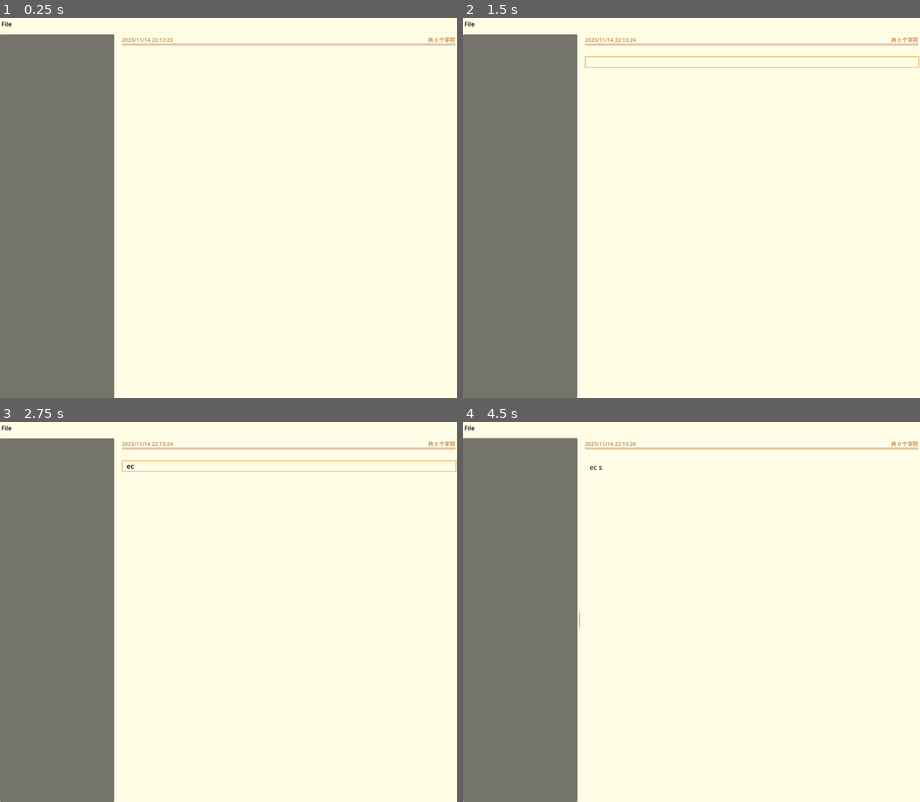
Above: before the commit, frames 1-4 (two rows, left to right).
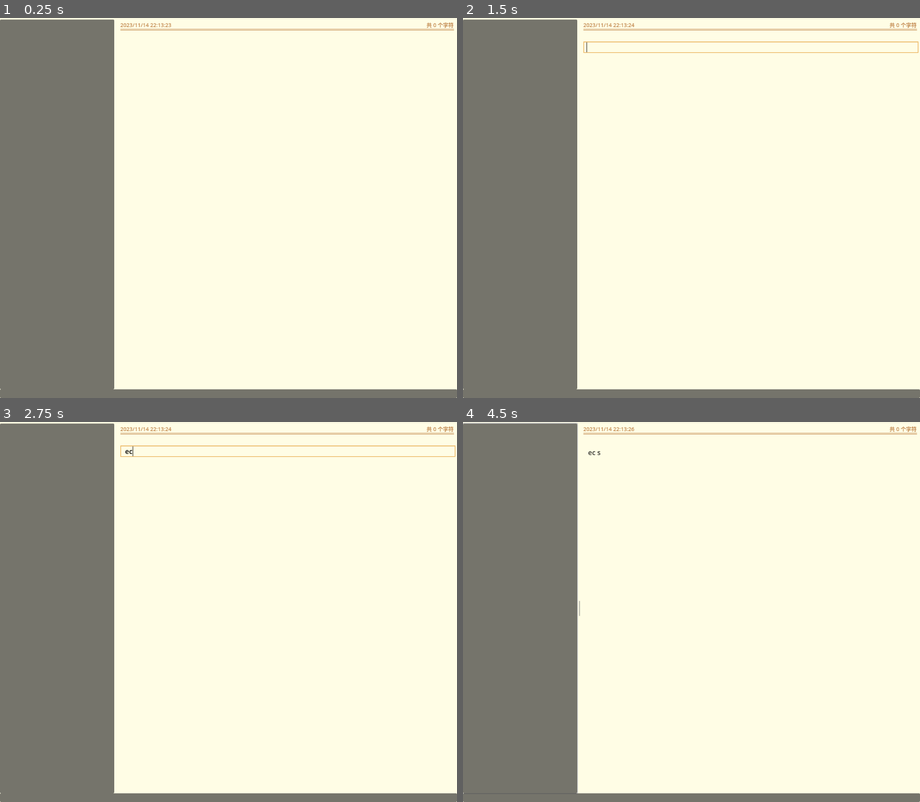
Above: after the commit, the same moments.

Repository: LaoDie1/godot-markdown-editor
Game: Godot game, scene res://src/scene/main.tscn
Two runs of this game, one before a commit and one after it. Both use one fixed random seed, a clock stepped at 60 frames per second and the inputs below.
Inputs (mouse positions are in pixels of both pictures, inside the frame that each line leads up to):
- Up to frame 1 (0.25 s): no input
- Up to frame 2 (1.5 s): tap Enter at 0.5 s; drag from (750, 56) to (737, 124) at 0.52 s; drag from (600, 227) to (668, 284) at 1.27 s
- Up to frame 3 (2.75 s): tap Space at 2 s; move the mouse to (274, 528) at 2.02 s; tap E at 2.1 s; tap C at 2.3 s
- Up to frame 4 (4.5 s): tap Enter at 2.75, 3.8, 4.25 s; drag from (668, 688) to (554, 555) at 2.77 s; tap Space at 3.5 s; move the mouse to (828, 669) at 3.52 s; hold S 3.53-4.25 s; hold Ctrl 3.53-4.25 s; drag from (554, 555) to (622, 517) at 4.27 s

The runs differ from the first frame. In frame 1, 3.5% of the frame differs, in the area x 0-100%, y 0-100%; in frame 2, 4.1%; in frame 3, 4.2%; in frame 4, 3.6%.
Error before the commit: Out of bounds get index '2' (on base: 'Array[LineItem]') (res://src/scene/document_canvas/document_canvas.gd:239)
Error after the commit: Parse Error: Identifier "Icons" not declared in the current scope. (res://src/scene/main.gd:51)

Commit message:
更新操作相关代码

Diff:
--- a/src/scene/document_canvas/document_canvas.gd
+++ b/src/scene/document_canvas/document_canvas.gd
@@ -106,7 +106,7 @@
 #============================================================
 #  自定义
 #============================================================
-func get_as_string() -> String:
+func get_string() -> String:
 	var text = ""
 	for line_item in line_items:
 		text += line_item.origin_text
@@ -142,6 +142,7 @@
 	_init_string_lines(lines)
 
 	queue_redraw()
+
 
 func _init_string_lines(string_lines: Array):
 	match file_path.get_extension().to_lower():
@@ -218,7 +219,7 @@
 # 编辑行
 func _edit_line(item: LineItem):
 	text_edit.visible = true
-	text_edit.custom_minimum_size.x = get_width() + 2
+	text_edit.custom_minimum_size.x = get_width() + 4
 	text_edit.custom_minimum_size.y = item.get_height(get_width())
 	text_edit.text = item.origin_text.substr(0, item.origin_text.length())
 	text_edit.get_parent_control().position = Vector2(0, item.line_y_point + 1) # 设置位置
@@ -234,8 +235,10 @@
 
 
 # 插入行
-func _insert_line(line_idx: int) -> LineItem:
-	var new_line_item = LineItem.new("")
+func _insert_line(line_idx: int, text: String = "") -> LineItem:
+	var new_line_item = LineItem.new(text)
+	if text != "":
+		new_line_item.handle_by_path(file_path)
 	var last_item = line_items[line_idx]
 	new_line_item.line_y_point = last_item.line_y_point
 	line_items.insert(line_idx, new_line_item)
@@ -294,7 +297,10 @@
 				Engine.get_main_loop().root.set_input_as_handled()
 				# 插入新的行
 				var new_idx : int = _selected_line_idx + 1
-				var new_line_item : LineItem = _insert_line(new_idx)
+				var text : String = ""
+				if _selected_line_item.type == PName.LineType.Colon:
+					text = "- "
+				var new_line_item : LineItem = _insert_line(new_idx, text)
 
 				# 更新后面行的偏移
 				var offset : float = new_line_item.get_height_of_one_line()
--- a/src/scene/document_canvas/document_canvas.tscn
+++ b/src/scene/document_canvas/document_canvas.tscn
@@ -71,12 +71,17 @@
 size_flags_vertical = 0
 theme = SubResource("Theme_86keu")
 theme_override_colors/font_color = Color(0, 0, 0, 1)
+theme_override_colors/font_selected_color = Color(1, 0.998169, 0.882813, 1)
+theme_override_colors/caret_color = Color(0, 0, 0, 0.65098)
+theme_override_constants/outline_size = 0
 theme_override_constants/line_spacing = 0
+theme_override_constants/caret_width = 2
 theme_override_styles/normal = SubResource("StyleBoxFlat_al0ie")
 theme_override_styles/focus = SubResource("StyleBoxFlat_untxb")
 wrap_mode = 1
 autowrap_mode = 1
 scroll_fit_content_height = true
+caret_blink = true
 
 [node name="ReferenceRect" type="ReferenceRect" parent="."]
 visible = false
--- a/src/scene/document_canvas/line_item.gd
+++ b/src/scene/document_canvas/line_item.gd
@@ -202,7 +202,7 @@
 			canvas.draw_rect( rect, Color(0,0,0,0.1) )
 
 		PName.LineType.Colon:
-			var y = line_y_point + get_font_height() / 2 + line_margin.top
+			var y = line_y_point + get_font_height() / 2 + line_margin.top + 4
 			canvas.draw_circle( Vector2(10, y), 4, Color(0,0,0,0.33))
 
 	var text_width : float = width - line_margin.left
--- a/src/scene/main.gd
+++ b/src/scene/main.gd
@@ -6,14 +6,6 @@
 # - version: 4.3.0.dev5
 #============================================================
 extends Control
-
-
-@onready var menu = %Menu
-@onready var document_canvas = %DocumentCanvas
-@onready var debug_editor = %DebugEditor
-@onready var open_file_dialog = %OpenFileDialog
-@onready var file_item_list : ItemList = %FileItemList
-
 
 const DEBUG_CONTENT = """
 ID: {id}
@@ -24,6 +16,24 @@
 TEXT: {origin_text}
 """
 
+@onready var menu : SimpleMenu = %Menu
+@onready var document_canvas : DocumentCanvas = %DocumentCanvas
+
+@onready var debug_editor = %DebugEditor
+@onready var file_item_list : ItemList = %FileItemList
+@onready var open_file_dialog = %OpenFileDialog
+@onready var save_file_dialog: FileDialog = %SaveFileDialog
+
+var current_file : String:
+	set(v):
+		if current_file != v:
+			current_file = v
+			if current_file != "":
+				document_canvas.open_file(current_file)
+			else:
+				document_canvas.file_path = ""
+				document_canvas.init_lines([])
+
 
 #============================================================
 #  内置
@@ -32,10 +42,15 @@
 	menu.init_menu({
 		"File": ["New", "-", "Open", "Save", "-", "Print"]
 	})
-
 	menu.init_shortcut({
+		"/File/New": SimpleMenu.parse_shortcut("Ctrl+N"),
 		"/File/Open": SimpleMenu.parse_shortcut("Ctrl+O"),
 		"/File/Save": SimpleMenu.parse_shortcut("Ctrl+S"),
+	})
+	menu.init_icon({
+		"/File/New": Icons.get_icon("File"),
+		"/File/Open": Icons.get_icon("Load"),
+		"/File/Save": Icons.get_icon("Save"),
 	})
 
 	var current_dir = Config.get_value(ConfigKey.Path.current_dir, "")
@@ -53,9 +68,24 @@
 #============================================================
 #  自定义
 #============================================================
-func add_file_item(file_path):
-	file_item_list.add_item(file_path)
-	file_item_list.set_item_metadata(file_item_list.item_count - 1, file_path)
+func add_file_item(file_path: String):
+	if FileAccess.file_exists(file_path):
+		var idx : int = file_item_list.item_count
+		file_item_list.add_item(file_path.get_file())
+		file_item_list.set_item_metadata(idx, file_path)
+		file_item_list.set_item_tooltip(idx, file_path)
+
+
+func open_file(file_path: String):
+	current_file = file_path
+
+func save_file(file_path: String):
+	var text = document_canvas.get_string()
+	if FileUtil.write_as_string(file_path, text):
+		print("已保存文件：", file_path)
+		current_file = file_path
+	else:
+		printerr("保存失败：", FileAccess.get_open_error())
 
 
 #============================================================
@@ -72,23 +102,25 @@
 func _on_menu_menu_pressed(idx, menu_path):
 	match menu_path:
 		"/File/New":
-			document_canvas.file_path = ""
-			document_canvas.init_lines([])
+			current_file = ""
+			file_item_list.deselect_all()
 
 		"/File/Open":
-			open_file_dialog.popup_centered_ratio(0.75)
+			open_file_dialog.popup_centered_ratio()
 
 		"/File/Save":
-			push_error("暂未实现功能")
-			printerr("暂未实现功能")
+			if current_file == "" or not FileAccess.file_exists(current_file):
+				save_file_dialog.popup_centered_ratio()
+			else:
+				save_file(current_file)
 
 		"/File/Print":
-			var text = document_canvas.get_as_string()
+			var text = document_canvas.get_string()
 			print(text)
 
 
 func _on_open_file_dialog_file_selected(path: String):
-	document_canvas.open_file(path)
+	current_file = path
 	Config.set_value(ConfigKey.Path.current_dir, path.get_base_dir())
 	if Config.add_opened_file(path):
 		add_file_item(path)
@@ -102,4 +134,8 @@
 
 func _on_file_item_list_item_selected(index: int):
 	var file_path = file_item_list.get_item_metadata(index)
-	document_canvas.open_file(file_path)
+	open_file(file_path)
+
+
+func _on_save_file_dialog_file_selected(path: String) -> void:
+	save_file(path)
--- a/src/scene/main.tscn
+++ b/src/scene/main.tscn
@@ -32,6 +32,7 @@
 anchor_bottom = 1.0
 grow_horizontal = 2
 grow_vertical = 2
+theme_override_constants/separation = 0
 
 [node name="Menu" type="MenuBar" parent="VBoxContainer"]
 unique_name_in_owner = true
@@ -76,8 +77,8 @@
 layout_mode = 2
 size_flags_horizontal = 3
 size_flags_vertical = 3
-theme_override_constants/margin_left = 8
-theme_override_constants/margin_right = 4
+theme_override_constants/margin_left = 4
+theme_override_constants/margin_right = 8
 theme_override_constants/margin_bottom = 8
 
 [node name="DocumentCanvas" parent="VBoxContainer/HSplitContainer/MarginContainer/Right/ScrollContainer/MarginContainer" instance=ExtResource("2_850oq")]
@@ -93,6 +94,12 @@
 wrap_mode = 1
 autowrap_mode = 1
 
+[node name="PanelContainer" type="PanelContainer" parent="VBoxContainer"]
+layout_mode = 2
+
+[node name="Label" type="Label" parent="VBoxContainer/PanelContainer"]
+layout_mode = 2
+
 [node name="OpenFileDialog" type="FileDialog" parent="."]
 unique_name_in_owner = true
 title = "Open a File"
@@ -102,8 +109,13 @@
 access = 2
 filters = PackedStringArray("*.md;Markdown File", "*.txt;Text File")
 
+[node name="SaveFileDialog" type="FileDialog" parent="."]
+unique_name_in_owner = true
+access = 2
+
 [connection signal="menu_pressed" from="VBoxContainer/Menu" to="." method="_on_menu_menu_pressed"]
 [connection signal="item_selected" from="VBoxContainer/HSplitContainer/Left/FileItemList" to="." method="_on_file_item_list_item_selected"]
 [connection signal="selected" from="VBoxContainer/HSplitContainer/MarginContainer/Right/ScrollContainer/MarginContainer/DocumentCanvas" to="." method="_on_document_canvas_selected"]
 [connection signal="file_selected" from="OpenFileDialog" to="." method="_on_open_file_dialog_file_selected"]
 [connection signal="visibility_changed" from="OpenFileDialog" to="." method="_on_open_file_dialog_visibility_changed"]
+[connection signal="file_selected" from="SaveFileDialog" to="." method="_on_save_file_dialog_file_selected"]
--- a/src/script/config.gd
+++ b/src/script/config.gd
@@ -11,19 +11,16 @@
 @onready var font : Font = Engine.get_main_loop().current_scene.get_theme_default_font()
 
 
-var config_file_path : String:
-	get:
-		return OS.get_cache_dir().path_join("Godot/.markdown_editor_config.cfg")
+var config_file_path : String = OS.get_config_dir().path_join("Godot/.markdown_editor_config.cfg")
 var config_file : ConfigFile = ConfigFile.new()
 
 
-var opened_file_paths : Dictionary = {}
+var opened_file_paths : Array = []
 var top_font_size : int = 14
 var font_size : int = 18
 var accent_color : Color = Color(0.7578, 0.5261, 0.2944, 1)
 var text_color : Color = Color(0,0,0,0.8)
 var line_spacing : float = 2
-
 
 
 #============================================================
@@ -37,7 +34,8 @@
 	if FileAccess.file_exists(path):
 		var err = config_file.load(path)
 		if err == OK:
-			opened_file_paths = get_value(ConfigKey.Path.opened_files, {})
+			_init_config()
+
 		else:
 			push_error( "Error opening configuration file: ", error_string(err) )
 	else:
@@ -46,6 +44,7 @@
 
 func _notification(what):
 	if what == NOTIFICATION_WM_CLOSE_REQUEST or what == NOTIFICATION_WM_GO_BACK_REQUEST:
+		_update_config()
 		var err = config_file.save(config_file_path)
 		if err != OK:
 			push_error( "Error saving configuration file: ", error_string(err) )
@@ -58,6 +57,24 @@
 #============================================================
 #  自定义
 #============================================================
+var _config_propertys : Array = [
+	"top_font_size", "font_size", "accent_color", "text_color", "line_spacing",
+]
+
+func _init_config():
+	#print( config_file.encode_to_text() )
+	opened_file_paths = get_opened_files()
+	for property in _config_propertys:
+		if config_file.has_section_key("", property):
+			self[property] = config_file.get_value("", property)
+
+
+func _update_config():
+	set_value(ConfigKey.Path.opened_files, opened_file_paths)
+	for property in _config_propertys:
+		config_file.set_value("", property, self[property])
+
+
 func get_value(path: String, default = null):
 	if path.begins_with("/"):
 		path = path.substr(1)
@@ -68,17 +85,16 @@
 func set_value(path: String, value):
 	if path.begins_with("/"):
 		path = path.substr(1)
-	print("<修改配置> ", path, ": ", value)
 	var values = path.split("/")
 	config_file.set_value(values[0], values[1], value)
 
 
 func add_opened_file(file_path: String) -> bool:
 	if not opened_file_paths.has(file_path):
-		opened_file_paths[file_path] = null
+		opened_file_paths.append(file_path)
 		set_value(ConfigKey.Path.opened_files, opened_file_paths)
 		return true
 	return false
 
 func get_opened_files() -> Array:
-	return get_value(ConfigKey.Path.opened_files, {}).keys()
+	return get_value(ConfigKey.Path.opened_files, [])
--- a/src/script/config_key.gd
+++ b/src/script/config_key.gd
@@ -5,8 +5,9 @@
 # - datetime: 2024-04-23 01:24:12
 # - version: 4.2.2.stable
 #============================================================
-## 配置数据中的 key
+## 配置数据中的 key。静态变量值已在 Config 类中初始化
 class_name ConfigKey
+
 
 class Path:
 	static var current_dir
